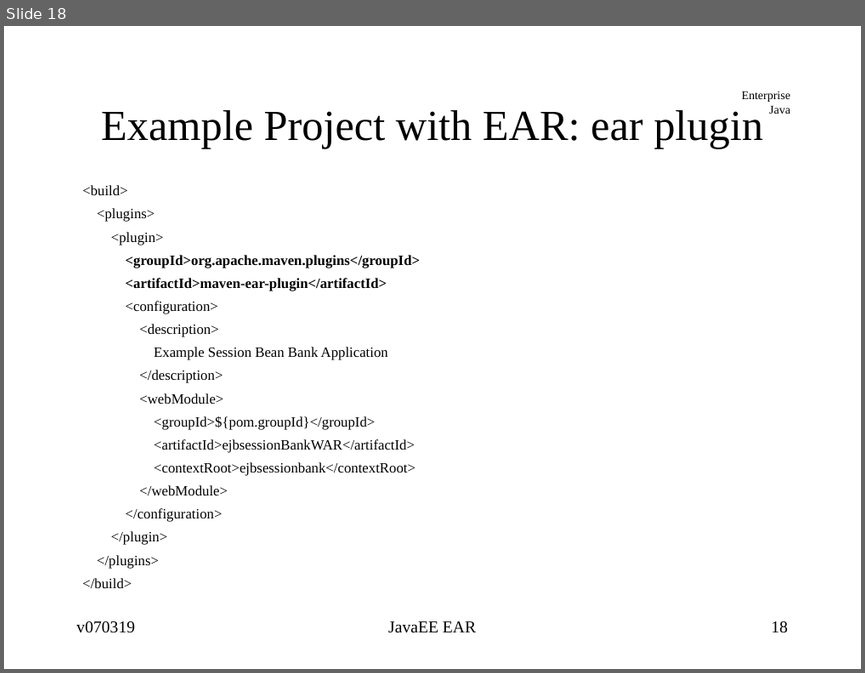
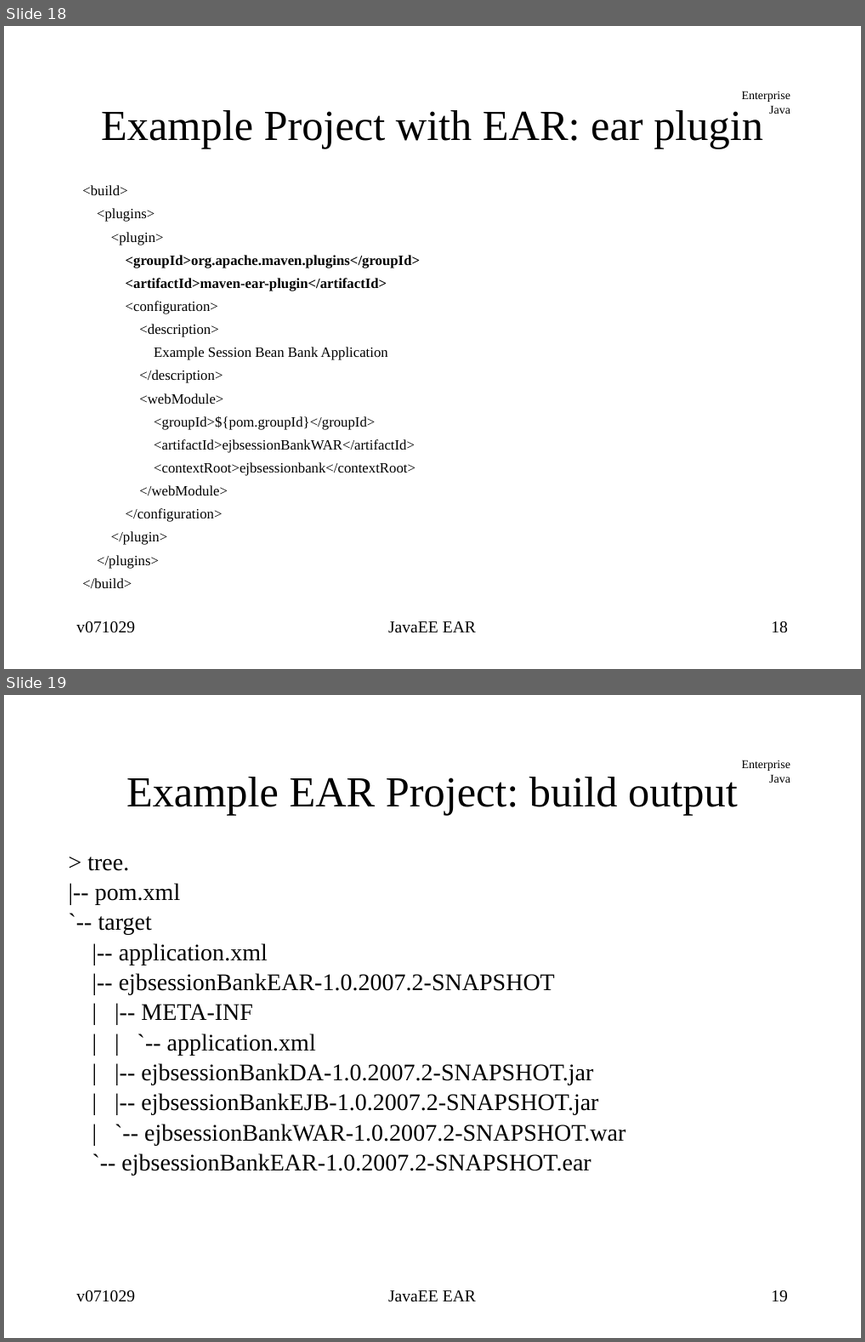
Before and after one commit to jcstaff/ejava-javaee, a slide deck: course-docs/src/site/resources/lectures/javaeeEAR.ppt. Shown one above the other, each under a label of ours: slide 18 before the commit, slides 18 and 19 after it. The pictures are 865x673 and 865x1342 pixels, drawn with LibreOffice and Linux fonts; fonts in the diff are those of the drawing. Boxes give left, top, right and bottom in pixels: in the first picture for what was removed or moved away, otherwise in the second. Text is boxed around its words. In the diff, an @@ line names an element or a change of style, - is before the commit and + after.

```diff
--- a/course-docs/src/site/resources/lectures/javaeeEAR.ppt
+++ b/course-docs/src/site/resources/lectures/javaeeEAR.ppt
@@ slide 19 added at <box>4,695,861,1338</box>, background #FFFFFF; not listed: 1 template element that a slide beside it also shows @@
@@ title added at <box>126,777,738,816</box>, 36 pt, text #000000 @@
+Example EAR Project: build output
@@ text added at <box>87,857,625,1175</box>, 20 pt, text #000000 @@
+> tree.
+|-- pom.xml
+`-- target
+|-- application.xml
+|-- ejbsessionBankEAR-1.0.2007.2-SNAPSHOT
+| |-- META-INF
+| | `-- application.xml
+| |-- ejbsessionBankDA-1.0.2007.2-SNAPSHOT.jar
+| |-- ejbsessionBankEJB-1.0.2007.2-SNAPSHOT.jar
+| `-- ejbsessionBankWAR-1.0.2007.2-SNAPSHOT.war
+`-- ejbsessionBankEAR-1.0.2007.2-SNAPSHOT.ear
@@ text added at <box>76,1290,135,1302</box>, 14 pt, text #000000 @@
+v071029
@@ text added at <box>388,1290,476,1302</box>, 14 pt, text #000000 @@
+JavaEE EAR
@@ page number added at <box>771,1290,788,1302</box>, 14 pt, text #000000 @@
+19
@@ slide 18 changed as well @@
@@ text at <box>76,621,135,633</box>: text changed @@
-v070319
+v071029
```
Also in this commit, not shown: 16 other slides changed, 8 other slides added, 1 slide removed, 7 other files.
